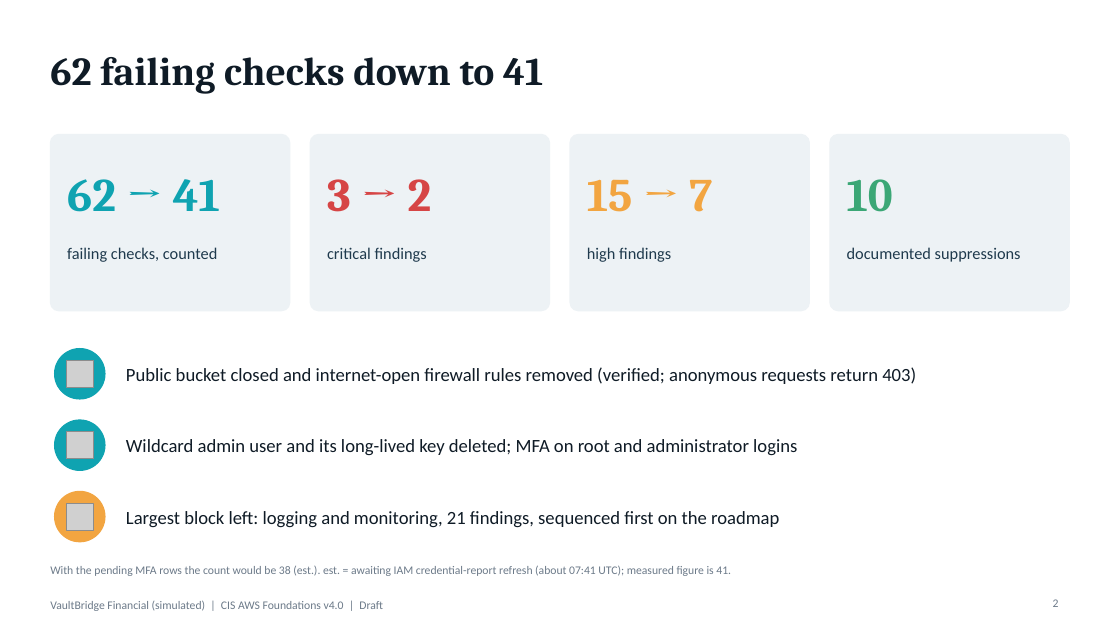
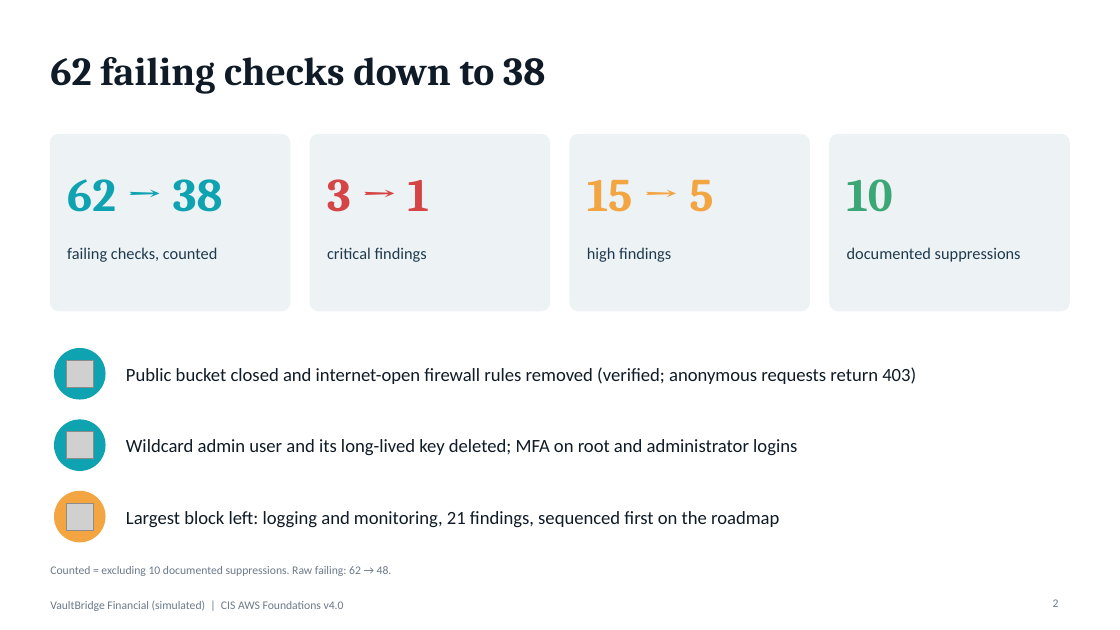
Before and after one commit to sadorect/aws-cis-posture-assessment, a slide deck: slide 2 of docs/VaultBridge_CIS_AWS_Assessment.pptx. Drawn at 1120x630 pixels with LibreOffice and Linux fonts; fonts in the diff are those of the drawing; grey boxes stand for pictures. Boxes give left, top, right and bottom in pixels: in the first picture for what was removed or moved away, otherwise in the second. Text is boxed around its words. In the diff, an @@ line names an element or a change of style, - is before the commit and + after.

Commit message:
Final verification after credential-report refresh: 62 to 38 counted failures
Re-run at 07:42 UTC with identical flags and mutelist. The three MFA rows that read a stale cached report now pass: 38 counted failing (48 raw), 1 critical, 5 high, no new failures. Day 9 report, final report, roadmap, deck and backlog statuses updated: eight items Fixed, one partially fixed.

```diff
--- a/docs/VaultBridge_CIS_AWS_Assessment.pptx
+++ b/docs/VaultBridge_CIS_AWS_Assessment.pptx
@@ title at [50,57,545,94]: text changed @@
-62 failing checks down to 41
+62 failing checks down to 38
@@ text at [67,179,223,212]: text changed @@
-62 → 41
+62 → 38
@@ text at [327,179,429,212]: text changed @@
-3 → 2
+3 → 1
@@ text at [587,179,713,212]: text changed @@
-15 → 7
+15 → 5
@@ text at [50,566,392,576]: text changed @@
-With the pending MFA rows the count would be 38 (est.). est. = awaiting IAM credential-report refresh (about 07:41 UTC); measured figure is 41.
+Counted = excluding 10 documented suppressions. Raw failing: 62 → 48.
@@ text at [50,600,344,611]: text changed @@
-VaultBridge Financial (simulated) | CIS AWS Foundations v4.0 | Draft
+VaultBridge Financial (simulated) | CIS AWS Foundations v4.0
```
Also in this commit, not shown: 20 other slides changed, 10 other files.
